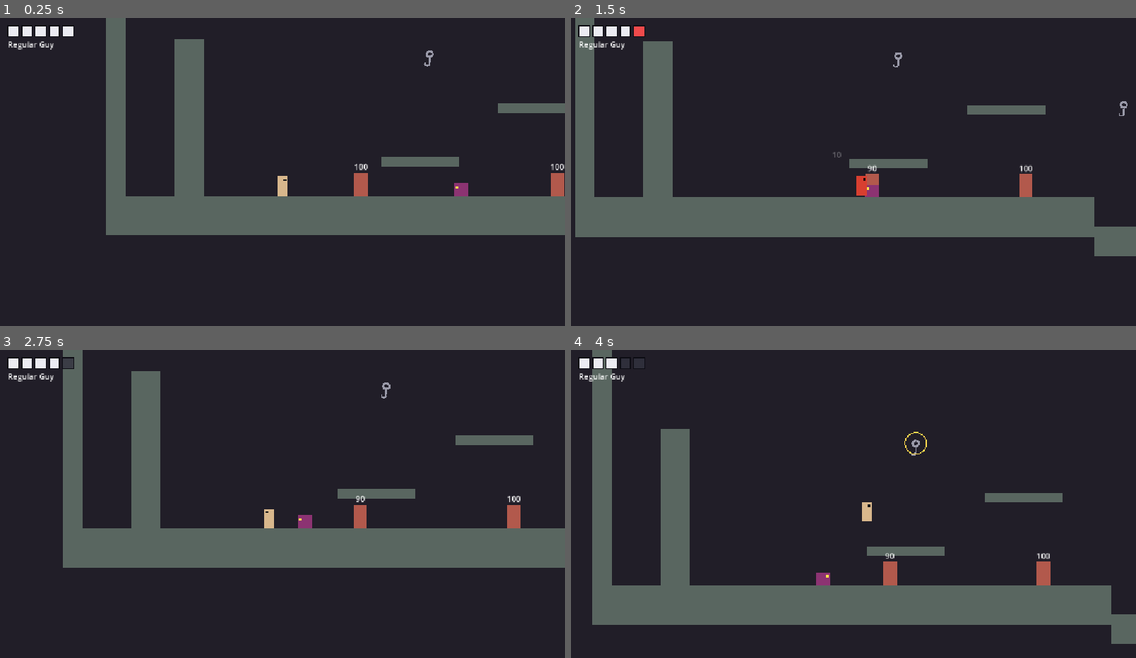
Above: before the commit, frames 1-4 (two rows, left to right).
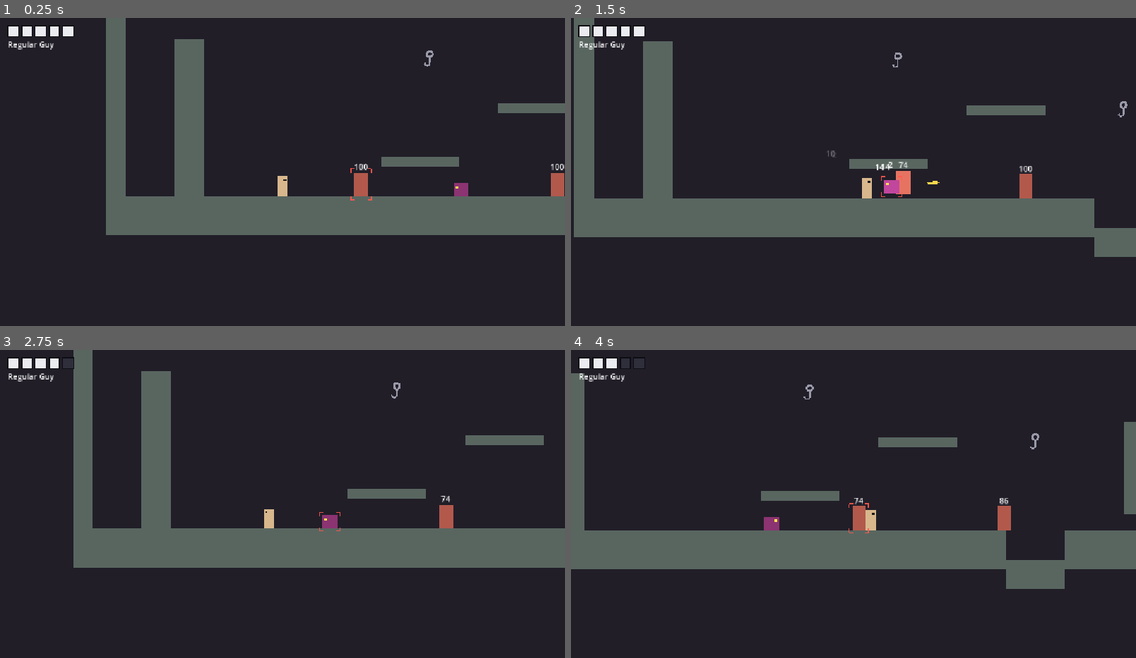
Above: after the commit, the same moments.

Repository: Alexander-Chavez97/MVM
Game: Godot game, scene res://scenes/test_room.tscn
The game is run twice, just before and just after one commit, with the same random seed, the same clock (stepped at 60 frames per second) and the same inputs. The project has no main scene, so this scene is started directly.
Inputs:
- Up to frame 1 (0.25 s): no input
- Up to frame 2 (1.5 s): hold L (shoot, bound only after the commit) 0.53-1.28 s; hold D (move_right) from 0.53 s (still down); tap J (attack) at 0.6 s; tap Space (jump) at 0.77, 1.07 s; tap L (shoot, bound only after the commit) at 1.35 s
- Up to frame 3 (2.75 s): tap Space (jump) at 1.52, 1.82 s; tap O (target_next, bound only after the commit) at 1.55, 2.1 s; release D (move_right) at 2.03 s; hold A (move_left) from 2.03 s (still down); tap I (target_prev, bound only after the commit) at 2.3 s
- Up to frame 4 (4 s): release A (move_left) at 2.78 s; hold D (move_right) from 2.78 s (still down); tap I (target_prev, bound only after the commit) at 2.85 s; tap Space (jump) at 3.02, 3.32 s; tap U (tether, bound only after the commit) at 3.05, 3.6 s; hold Space (jump) from 3.53 s (still down)

The runs differ from the first frame. In frame 1, less than 0.1% of the frame differs, in the area x 62-66%, y 48-60%; in frame 2, 1.5%; in frame 3, 5.3%; in frame 4, 31%, in the area x 0-100%, y 0-96%.

Commit message:
Regular Guy crossbow: lock-on targeting, tap/charged bolts (RT), tether to enemies (LT); fix infinite launcher climb

Diff:
--- a/project.godot
+++ b/project.godot
@@ -83,6 +83,31 @@
 , Object(InputEventJoypadButton,"resource_local_to_scene":false,"resource_name":"","device":-1,"button_index":9,"pressure":0.0,"pressed":true,"script":null)
 ]
 }
+shoot={
+"deadzone": 0.3,
+"events": [Object(InputEventKey,"resource_local_to_scene":false,"resource_name":"","device":-1,"window_id":0,"alt_pressed":false,"shift_pressed":false,"ctrl_pressed":false,"meta_pressed":false,"pressed":false,"keycode":0,"physical_keycode":76,"key_label":0,"unicode":108,"location":0,"echo":false,"script":null)
+, Object(InputEventJoypadMotion,"resource_local_to_scene":false,"resource_name":"","device":-1,"axis":5,"axis_value":1.0,"script":null)
+]
+}
+target_next={
+"deadzone": 0.5,
+"events": [Object(InputEventKey,"resource_local_to_scene":false,"resource_name":"","device":-1,"window_id":0,"alt_pressed":false,"shift_pressed":false,"ctrl_pressed":false,"meta_pressed":false,"pressed":false,"keycode":0,"physical_keycode":79,"key_label":0,"unicode":111,"location":0,"echo":false,"script":null)
+, Object(InputEventKey,"resource_local_to_scene":false,"resource_name":"","device":-1,"window_id":0,"alt_pressed":false,"shift_pressed":false,"ctrl_pressed":false,"meta_pressed":false,"pressed":false,"keycode":0,"physical_keycode":4194306,"key_label":0,"unicode":0,"location":0,"echo":false,"script":null)
+, Object(InputEventJoypadMotion,"resource_local_to_scene":false,"resource_name":"","device":-1,"axis":2,"axis_value":1.0,"script":null)
+]
+}
+target_prev={
+"deadzone": 0.5,
+"events": [Object(InputEventKey,"resource_local_to_scene":false,"resource_name":"","device":-1,"window_id":0,"alt_pressed":false,"shift_pressed":false,"ctrl_pressed":false,"meta_pressed":false,"pressed":false,"keycode":0,"physical_keycode":73,"key_label":0,"unicode":105,"location":0,"echo":false,"script":null)
+, Object(InputEventJoypadMotion,"resource_local_to_scene":false,"resource_name":"","device":-1,"axis":2,"axis_value":-1.0,"script":null)
+]
+}
+tether={
+"deadzone": 0.3,
+"events": [Object(InputEventKey,"resource_local_to_scene":false,"resource_name":"","device":-1,"window_id":0,"alt_pressed":false,"shift_pressed":false,"ctrl_pressed":false,"meta_pressed":false,"pressed":false,"keycode":0,"physical_keycode":85,"key_label":0,"unicode":117,"location":0,"echo":false,"script":null)
+, Object(InputEventJoypadMotion,"resource_local_to_scene":false,"resource_name":"","device":-1,"axis":4,"axis_value":1.0,"script":null)
+]
+}
 
 [physics]
 
--- a/resources/forms/regular.tres
+++ b/resources/forms/regular.tres
@@ -134,6 +134,7 @@
 placeholder_color = Color(0.85, 0.72, 0.55, 1)
 health_multiplier = 1.0
 can_swing = true
+can_shoot = true
 combo = Array[ExtResource("2_attack")]([SubResource("Attack_combo_0"), SubResource("Attack_combo_1"), SubResource("Attack_combo_2")])
 air_combo = Array[ExtResource("2_attack")]([SubResource("Attack_air_combo_0"), SubResource("Attack_air_combo_1"), SubResource("Attack_air_combo_2")])
 forward_attack = SubResource("Attack_forward_attack_0")
--- /dev/null
+++ b/scenes/bolt.tscn
@@ -0,0 +1,18 @@
+[gd_scene format=3]
+
+[ext_resource type="Script" path="res://scripts/bolt.gd" id="1_bolt"]
+
+[sub_resource type="RectangleShape2D" id="RectangleShape2D_bolt"]
+size = Vector2(16, 6)
+
+[node name="Bolt" type="Area2D"]
+collision_layer = 0
+collision_mask = 5
+script = ExtResource("1_bolt")
+
+[node name="CollisionShape2D" type="CollisionShape2D" parent="."]
+shape = SubResource("RectangleShape2D_bolt")
+
+[node name="Visual" type="Polygon2D" parent="."]
+color = Color(0.85, 0.8, 0.7, 1)
+polygon = PackedVector2Array(-8, -1.5, 5, -1.5, 9, 0, 5, 1.5, -8, 1.5)
--- /dev/null
+++ b/scripts/bolt.gd
@@ -0,0 +1,44 @@
+extends Hitbox
+## Crossbow bolt. A moving Hitbox: flies straight, hits hurtboxes, stops at walls.
+## Tap bolts stop at the first enemy; charged bolts pierce through everything.
+
+var velocity := Vector2.ZERO
+var pierce := false
+var hitstop := 0.0
+var shooter: Node = null      # the player, told about hits so it can lock on
+var _life := 1.2
+
+
+func _ready() -> void:
+	super()
+	body_entered.connect(func(_b: Node2D) -> void: queue_free())   # hit a wall
+	hit_landed.connect(_on_bolt_hit)
+
+
+func launch(dir: Vector2, speed: float, dmg: float, kb: Vector2, stun: float, charged: bool) -> void:
+	velocity = dir * speed
+	rotation = dir.angle()
+	pierce = charged
+	hitstop = 0.06 if charged else 0.0
+	activate(dmg, kb, false, stun)
+	if charged:
+		scale = Vector2(1.6, 1.8)
+		$Visual.color = Color(1.0, 0.85, 0.3)
+
+
+func _physics_process(delta: float) -> void:
+	position += velocity * delta
+	_life -= delta
+	if _life <= 0.0:
+		queue_free()
+		return
+	super(delta)
+
+
+func _on_bolt_hit(hurt: Hurtbox) -> void:
+	if shooter != null and shooter.has_method("on_bolt_hit"):
+		shooter.on_bolt_hit(hurt)
+	if hitstop > 0.0:
+		Juice.hitstop(self, hitstop)
+	if not pierce:
+		queue_free()
--- a/scripts/enemy.gd
+++ b/scripts/enemy.gd
@@ -25,6 +25,7 @@
 var hit_state := HitState.NORMAL
 var _stun := 0.0
 var _juggle_count := 0
+var _suspend := 0.0      # s frozen in the air (the player's tether pulls them up to meet it)
 
 @onready var health: Health = $Health
 @onready var hurtbox: Hurtbox = $Hurtbox
@@ -34,6 +35,7 @@
 
 
 func _ready() -> void:
+	add_to_group("enemies")
 	hurtbox.hit_received.connect(_on_hit)
 	health.died.connect(_on_died)
 	health.changed.connect(func(cur: float, _max: float) -> void: _set_hp_label(cur))
@@ -43,6 +45,29 @@
 
 func is_airborne() -> bool:
 	return hit_state == HitState.AIRBORNE
+
+
+func is_dead() -> bool:
+	return health.is_dead()
+
+
+## Center of the body, for aiming and the lock-on reticle.
+func get_center() -> Vector2:
+	return global_position + Vector2(0, -get_height() / 2.0)
+
+
+func get_height() -> float:
+	var col := get_node_or_null("CollisionShape2D") as CollisionShape2D
+	if col != null and col.shape is RectangleShape2D:
+		return (col.shape as RectangleShape2D).size.y
+	return 32.0
+
+
+## Freeze in mid-air for a moment (only while launched).
+func suspend(time: float) -> void:
+	if hit_state == HitState.AIRBORNE:
+		_suspend = time
+		velocity = Vector2.ZERO
 
 
 ## Override in subclasses: movement/decisions while not being hit. Set velocity.x here.
@@ -66,7 +91,11 @@
 			if _stun <= 0.0:
 				_set_hit_state(HitState.NORMAL)
 		HitState.AIRBORNE:
-			velocity.y += JUGGLE_GRAVITY * delta
+			if _suspend > 0.0:
+				_suspend -= delta
+				velocity = Vector2.ZERO
+			else:
+				velocity.y += JUGGLE_GRAVITY * delta
 			velocity.x = move_toward(velocity.x, 0.0, 200.0 * delta)   # light air drag
 		HitState.KNOCKDOWN:
 			_stun -= delta
@@ -90,6 +119,7 @@
 	var stun := source.hitstun if source != null else 0.3
 
 	if hit_state == HitState.AIRBORNE:
+		_suspend = 0.0
 		# Juggle: keep it in the air. Upward pops get weaker the longer the juggle goes.
 		_juggle_count += 1
 		var pop := maxf(1.0 - juggle_decay * (_juggle_count - 1), min_juggle_pop)
--- a/scripts/form_data.gd
+++ b/scripts/form_data.gd
@@ -42,6 +42,16 @@
 @export var swing_jump_boost := 300.0          ## px/s extra upward speed when jumping off the rope
 @export var launch_air_control := 900.0        ## px/s² steering after letting go (momentum is kept)
 
+@export_group("Crossbow")
+@export var can_shoot := false                 ## crossbow + tether bolt (Regular Guy)
+@export var shot_cooldown := 0.18              ## s between tap shots (mash to fire fast)
+@export var bolt_speed := 950.0
+@export var bolt_damage := 2.0                 ## tap bolts are weak: they keep juggles going
+@export var charge_time := 0.7                 ## s holding Shoot for a charged bolt
+@export var charged_bolt_damage := 14.0        ## charged bolts pierce and knock back hard
+@export var tether_range := 280.0              ## px; Special pulls you to your target within this
+@export var tether_speed := 950.0
+
 @export_group("Combat")
 @export var health_multiplier := 1.0           ## damage taken is divided by this
 @export var combo: Array[AttackData] = []      ## ground combo, in order (Attack)
--- a/scripts/player.gd
+++ b/scripts/player.gd
@@ -7,6 +7,7 @@
 ## Regular Guy swing (hold special near a grapple point).
 ## Combat (DMC-style): per-form move sets (AttackData) with directional moves, launchers,
 ## air combos and cancels. Switching forms gives a damage bonus on your next hit.
+## Regular Guy crossbow (RT): auto lock-on (swap with right stick), tap/charged bolts; tether to enemies (LT).
 ## Origin is at the player's feet.
 
 signal state_changed(old_state: State, new_state: State)
@@ -14,11 +15,12 @@
 signal swap_blocked
 signal died
 
-enum State { IDLE, RUN, JUMP, FALL, CLIMB, DASH, SWING, ATTACK, HURT }
+enum State { IDLE, RUN, JUMP, FALL, CLIMB, DASH, SWING, ATTACK, HURT, LIFT }
 enum AttackPhase { STARTUP, ACTIVE, RECOVERY }
 # IDLE/RUN/JUMP/FALL are worked out from movement each frame (see _update_state).
 # The rest are entered and exited explicitly with _set_state.
-const EXPLICIT_STATES := [State.CLIMB, State.DASH, State.SWING, State.ATTACK, State.HURT]
+const EXPLICIT_STATES := [State.CLIMB, State.DASH, State.SWING, State.ATTACK, State.HURT, State.LIFT]
+const BOLT_SCENE := preload("res://scenes/bolt.tscn")
 const SLAM_SPEED := 1000.0          ## px/s plummet for slam moves
 const HANG_GRAVITY_SCALE := 0.12    ## gravity fraction during an air-hang attack
 const HANG_MAX_FALL := 120.0        ## px/s max fall during an air-hang attack
@@ -33,6 +35,10 @@
 @export var attack_buffer_time := 0.15       ## s an attack press is remembered (lets combos be mashed)
 @export var switch_bonus_time := 1.0         ## s after switching forms where hits do bonus damage
 @export var switch_bonus_multiplier := 1.5
+
+@export_group("Lock-on")
+@export var auto_target_range := 380.0       ## px; picks the nearest enemy (in front preferred) within this
+@export var lose_target_range := 460.0       ## px; lock breaks beyond this
 
 @export_group("Getting hit")
 @export var hurt_time := 0.25                ## s you lose control after being hit
@@ -75,6 +81,13 @@
 var _hanging := false              # air hang active for this move
 var _air_hang_charges := 1         # refills on landing, pogo, launcher follow, hook grab, wall grab
 var _slam_landed := false
+var _move_from_ground := false     # was the current move started on the ground?
+var target: Enemy                  # current lock-on target (crossbow aim + tether)
+var _reticle: TargetReticle
+var _shot_timer := 0.0
+var _charge := 0.0                 # s Shoot has been held (keeps building through other actions)
+var _charge_orb: Polygon2D
+var _lift_timer := 0.0
 var _switch_bonus_timer := 0.0
 var _shake := 0.0
 var respawn_position := Vector2.ZERO   # set_checkpoint() changes this
@@ -111,6 +124,17 @@
 	_rope.default_color = Color(0.8, 0.75, 0.6)
 	add_child(_rope)
 	hitbox.hit_landed.connect(_on_hit_landed)
+	_reticle = TargetReticle.new()
+	_reticle.top_level = true
+	_reticle.visible = false
+	add_child(_reticle)
+	_charge_orb = Polygon2D.new()
+	var pts := PackedVector2Array()
+	for i in 10:
+		pts.append(Vector2.from_angle(TAU * i / 10.0) * 5.0)
+	_charge_orb.polygon = pts
+	_charge_orb.visible = false
+	body.add_child(_charge_orb)
 	_apply_form(0)
 
 
@@ -128,8 +152,10 @@
 			_attack_move(delta)
 		State.HURT:
 			_hurt_move(delta)
+		State.LIFT:
+			_lift_move(delta)
 		_:
-			if not _try_start_dash() and not _try_start_swing() and not _try_start_attack():
+			if not _try_start_dash() and not _try_start_swing() and not _try_start_tether() and not _try_start_attack():
 				_handle_jump(delta)
 				_apply_gravity(delta)
 				_handle_run()
@@ -138,12 +164,14 @@
 		_climb_check()
 	elif state == State.SWING:
 		_swing_constrain()
-	elif state not in [State.DASH, State.ATTACK, State.HURT]:
+	elif state not in [State.DASH, State.ATTACK, State.HURT, State.LIFT]:
 		if is_on_ceiling() and velocity.y < 0.0:
 			_end_jump()
 		_try_start_climb()
 	body.scale.x = facing
 	_update_grapple_target()
+	_update_target()
+	_handle_shooting(delta)
 	_update_rope()
 	_update_state()
 	hurtbox.invincible = _dead or _iframe_timer > 0.0 or state == State.DASH   # dash = dodge
@@ -629,6 +657,8 @@
 func _update_rope() -> void:
 	if state == State.SWING:
 		_rope.points = PackedVector2Array([_center(), _anchor])
+	elif state == State.LIFT and is_instance_valid(target):
+		_rope.points = PackedVector2Array([_center(), target.get_center()])
 	elif _rope.get_point_count() > 0:
 		_rope.clear_points()
 
@@ -681,6 +711,7 @@
 	_is_jumping = false
 	_launched = false
 	_slam_landed = false
+	_move_from_ground = is_on_floor()
 	hitbox.radial = false
 	# Air hang: the first hit of an air string spends the charge; later hits in that string keep it
 	var airborne := not is_on_floor()
@@ -731,6 +762,10 @@
 					_end_attack()
 					if _try_start_dash():
 						return
+				elif _can_tether() and Input.is_action_just_pressed("tether"):
+					_end_attack()
+					_try_start_tether()
+					return
 				elif _attack_timer <= 0.0:
 					_end_attack()
 
@@ -770,7 +805,10 @@
 	_show_slash(size, bonus)
 
 	# Launchers: rise with the enemy so you meet it at the top (DMC "High Time")
-	if _attack.follow_launch == 2 or (_attack.follow_launch == 1 and Input.is_action_pressed("jump")):
+	# Only from the ground: in the air a launcher still launches the enemy, but you don't rise again
+	# (otherwise chaining launchers in mid-air climbs forever)
+	var wants_follow := _attack.follow_launch == 2 or (_attack.follow_launch == 1 and Input.is_action_pressed("jump"))
+	if wants_follow and _move_from_ground:
 		velocity.y = -_launch_follow_speed(_attack.knockback.y)
 		_air_hang_charges = 1
 		_jump_buffer_timer = 0.0   # the jump press was used for following, not for a jump-cancel
@@ -824,7 +862,8 @@
 	_set_state(State.FALL)   # _update_state picks the real state right after
 
 
-func _on_hit_landed(_hurt: Hurtbox) -> void:
+func _on_hit_landed(hurt: Hurtbox) -> void:
+	_lock_onto(hurt)
 	_switch_bonus_timer = 0.0   # bonus is used up by the first hit that connects
 	Juice.hitstop(self, _attack.hitstop)
 	_shake = maxf(_shake, _attack.screen_shake)
@@ -869,6 +908,7 @@
 		dir = -facing
 
 	# Drop whatever you were doing
+	_charge = 0.0
 	match state:
 		State.ATTACK:
 			_end_attack()
@@ -876,6 +916,8 @@
 			_release_swing(false)
 		State.DASH:
 			_end_dash()
+		State.LIFT:
+			_set_state(State.FALL)
 	_is_jumping = false
 	_launched = false
 
@@ -914,3 +956,178 @@
 	_dead = false
 	_iframe_timer = invincibility_time   # a moment of safety after respawning
 	_set_state(State.FALL)
+
+
+# ---------------------------------------------------------------- lock-on
+
+## Keeps a target locked: the enemy you last hit, or the nearest one (in front preferred).
+## Right stick (or I / O) swaps to the next enemy to the left / right.
+func _update_target() -> void:
+	if not _target_ok(target, lose_target_range):
+		target = null
+	if Input.is_action_just_pressed("target_next"):
+		_swap_target(1.0)
+	elif Input.is_action_just_pressed("target_prev"):
+		_swap_target(-1.0)
+	if target == null:
+		target = _pick_auto_target()
+	# Reticle only matters while you have the crossbow
+	_reticle.visible = target != null and form.can_shoot
+	if _reticle.visible:
+		_reticle.global_position = target.get_center()
+		_reticle.target_size = Vector2(28, target.get_height())
+
+
+func _target_ok(e, max_range: float) -> bool:   # untyped: e may be a freed enemy
+	return is_instance_valid(e) and not e.is_dead() and e.get_center().distance_to(_center()) <= max_range
+
+
+func _pick_auto_target() -> Enemy:
+	var best: Enemy = null
+	var best_score := INF
+	for node in get_tree().get_nodes_in_group("enemies"):
+		var e := node as Enemy
+		if not _target_ok(e, auto_target_range):
+			continue
+		var d := e.get_center() - _center()
+		var score := d.length()
+		if signf(d.x) != facing:
+			score += 150.0   # prefer enemies you're facing
+		if score < best_score:
+			best_score = score
+			best = e
+	return best
+
+
+## Next enemy to the right (dir = 1) or left (dir = -1) of the current target, wrapping around.
+func _swap_target(dir: float) -> void:
+	var list: Array[Enemy] = []
+	for node in get_tree().get_nodes_in_group("enemies"):
+		var e := node as Enemy
+		if _target_ok(e, lose_target_range):
+			list.append(e)
+	if list.is_empty():
+		return
+	list.sort_custom(func(a: Enemy, b: Enemy) -> bool: return a.global_position.x < b.global_position.x)
+	var i := list.find(target)
+	if i == -1:
+		target = list[0] if dir > 0.0 else list[-1]
+	else:
+		target = list[posmod(i + int(dir), list.size())]
+
+
+func _lock_onto(hurt: Hurtbox) -> void:
+	var e := hurt.get_parent() as Enemy
+	if e != null and not e.is_dead():
+		target = e   # "who you're fighting" = who you just hit
+
+
+## Bolts report back here so hitting someone with the crossbow also locks onto them.
+func on_bolt_hit(hurt: Hurtbox) -> void:
+	_lock_onto(hurt)
+
+
+# ---------------------------------------------------------------- crossbow (Regular Guy)
+# Tap Shoot: weak bolt aimed at your target (pops juggled enemies up a little).
+# Hold Shoot: charge keeps building while you do anything else; release for a piercing heavy bolt.
+# With no target: straight ahead, or 45° up / down while holding up / down.
+
+func _handle_shooting(delta: float) -> void:
+	_shot_timer = maxf(_shot_timer - delta, 0.0)
+	if Input.is_action_pressed("shoot"):
+		_charge += delta
+	var full := _charge >= form.charge_time
+	if Input.is_action_just_pressed("shoot") and _can_shoot() and _shot_timer <= 0.0:
+		_fire_bolt(false)
+	if Input.is_action_just_released("shoot"):
+		if full and _can_shoot():
+			_fire_bolt(true)
+		_charge = 0.0
+	_update_charge_orb()
+
+
+func _can_shoot() -> bool:
+	if not form.can_shoot or _dead:
+		return false
+	if state == State.ATTACK:
+		return _attack_phase == AttackPhase.RECOVERY
+	return state in [State.IDLE, State.RUN, State.JUMP, State.FALL, State.SWING]
+
+
+func _aim_direction() -> Vector2:
+	if target != null:
+		return (target.get_center() - _center()).normalized()
+	if Input.is_action_pressed("move_up"):
+		return Vector2(facing, -1.0).normalized()
+	if Input.is_action_pressed("move_down") and not is_on_floor():
+		return Vector2(facing, 1.0).normalized()
+	return Vector2(facing, 0.0)
+
+
+func _fire_bolt(charged: bool) -> void:
+	var dir := _aim_direction()
+	if dir.x != 0.0:
+		facing = signf(dir.x)   # turn to face what you're shooting
+	var bolt = BOLT_SCENE.instantiate()   # untyped: launch()/shooter live on the bolt script
+	get_parent().add_child(bolt)
+	bolt.global_position = _center() + dir * (form.collision_size.x / 2.0 + 6.0)
+	bolt.shooter = self
+	if charged:
+		bolt.launch(dir, form.bolt_speed * 1.2, form.charged_bolt_damage,
+			Vector2(signf(dir.x) * 450.0, -200.0), 0.6, true)
+		_shake = maxf(_shake, 3.0)
+	else:
+		# small upward pop: keeps launched enemies in the air between melee strings
+		bolt.launch(dir, form.bolt_speed, form.bolt_damage, Vector2(signf(dir.x) * 60.0, -140.0), 0.25, false)
+		_shot_timer = form.shot_cooldown
+
+
+func _update_charge_orb() -> void:
+	var show_orb := form.can_shoot and _charge > 0.15
+	_charge_orb.visible = show_orb
+	if not show_orb:
+		return
+	var t := clampf(_charge / form.charge_time, 0.0, 1.0)
+	_charge_orb.position = Vector2(form.collision_size.x / 2.0 + 6.0, -form.collision_size.y * 0.55)
+	_charge_orb.scale = Vector2.ONE * lerpf(0.4, 1.2, t)
+	_charge_orb.color = Color(1, 0.85, 0.3) if t >= 1.0 else Color(0.8, 0.8, 0.9, 0.7)
+
+
+# ---------------------------------------------------------------- tether (Regular Guy, Angel Lift)
+# Tether button (LT / U): shoot a tether bolt at your target and pull yourself to it.
+# A launched target freezes in the air for a moment so you meet it. Refreshes air combo + dash.
+
+func _can_tether() -> bool:
+	return form.can_shoot and _target_ok(target, form.tether_range)
+
+
+func _try_start_tether() -> bool:
+	if not _can_tether() or not Input.is_action_just_pressed("tether"):
+		return false
+	_is_jumping = false
+	_launched = false
+	_lift_timer = 0.4
+	target.suspend(0.4)
+	_set_state(State.LIFT)
+	return true
+
+
+func _lift_move(delta: float) -> void:
+	_lift_timer -= delta
+	if not is_instance_valid(target) or target.is_dead():
+		_set_state(State.FALL)
+		return
+	var side := signf(target.global_position.x - global_position.x)
+	if side == 0.0:
+		side = facing
+	facing = side
+	# Stop right next to the target, on your side of it
+	var dest := target.get_center() - Vector2(side * (form.collision_size.x / 2.0 + 18.0), 0.0)
+	var to := dest - _center()
+	if to.length() < 14.0 or _lift_timer <= 0.0:
+		velocity = Vector2(0.0, -120.0)   # small hop so you're in position to air combo
+		_air_hang_charges = 1
+		_refill_dashes()
+		_set_state(State.FALL)
+		return
+	velocity = to.normalized() * form.tether_speed
--- /dev/null
+++ b/scripts/target_reticle.gd
@@ -0,0 +1,24 @@
+class_name TargetReticle
+extends Node2D
+## Lock-on marker drawn around the player's current target. Placeholder drawing.
+
+var target_size := Vector2(30, 40)
+var _t := 0.0
+
+
+func _process(delta: float) -> void:
+	_t += delta
+	queue_redraw()
+
+
+func _draw() -> void:
+	var pulse := 1.0 + 0.08 * sin(_t * 6.0)
+	var h := target_size / 2.0 * pulse + Vector2(6, 6)
+	var c := Color(1.0, 0.35, 0.3, 0.9)
+	var l := 8.0
+	# four corner brackets
+	for sx in [-1.0, 1.0]:
+		for sy in [-1.0, 1.0]:
+			var corner := Vector2(sx * h.x, sy * h.y)
+			draw_line(corner, corner - Vector2(sx * l, 0), c, 2.0)
+			draw_line(corner, corner - Vector2(0, sy * l), c, 2.0)
Not shown, added: scripts/bolt.gd.uid
Not shown, added: scripts/target_reticle.gd.uid
